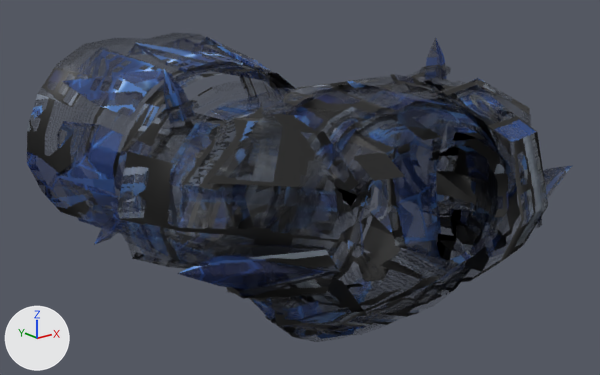
The glTF model assets/modeles/armures/sol/cuirasse_saphir.glb: old version first, new version second.
Rendered twice from a 50 mm camera at (-0.862, -1.061, 0.684) aimed at (0.075, 0.11, 0.215). Every picture has the same lights, and +X, +Y and +Z are marked at lower left. The first picture is the older version. Vertices at exactly the same position are counted once.

Objects in the first picture: 'cuirasse_saphir.001'.
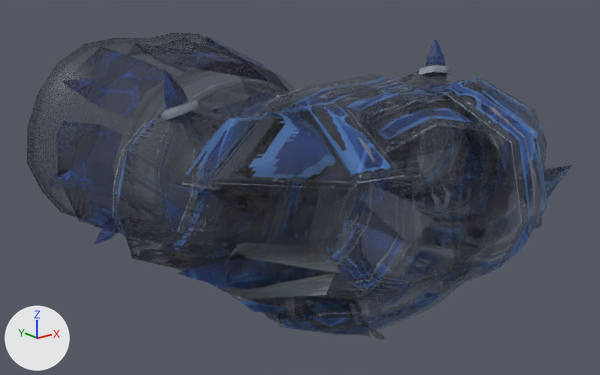
The newer file is also turned or shifted as a whole; pictures and numbers use the older file's frame.

Where the change shows, as pixel boxes (x1, y1, x2, y2) in the pictures (600 x 375 px; the box of a moved part takes in the faces that stretch with it):
'cuirasse_saphir.001', reshaped: before (27, 33, 573, 342); after (27, 33, 573, 339)
part 1 of me_cuirasse_saphir_002, moved or reshaped: before (261, 297, 278, 307); after (259, 297, 276, 303)
part 2 of me_cuirasse_saphir_002, rebuilt (11% shorter): before (246, 80, 454, 342); after (195, 87, 412, 320)
part 3 of me_cuirasse_saphir_002, rebuilt: before (264, 74, 498, 336); after (275, 77, 484, 335)
part 4 of me_cuirasse_saphir_002, rebuilt (mostly hidden before): before (317, 309, 356, 339); after (303, 296, 357, 332)
part 5 of me_cuirasse_saphir_002, rebuilt: before (295, 308, 366, 337); after (294, 289, 371, 337)
part 6 of me_cuirasse_saphir_002, reshaped: before (157, 84, 405, 313); after (118, 78, 548, 339)
part 7 of me_cuirasse_saphir_002, surface changed: (27, 38, 572, 319) in both

What changed in the scene script:
```text
Change me_cuirasse_saphir_002:
    used by ob_cuirasse_saphir_001; location = (0.0, 0.0, 0.0)
    remove me_cuirasse_saphir_002.from_pydata(...)  # 1625 vertices, 2182 faces; spans x -0.388..0.421, y -0.359..0.699, z 0.0..0.495
    add me_cuirasse_saphir_002.from_pydata(...)  # 2304 vertices, 3336 faces; spans x -0.388..0.421, y -0.361..0.699, z 0.013..0.495
    me_cuirasse_saphir_002 part 1: the loose piece of 32 vertices spanning x -0.223..-0.192, y -0.185..-0.155, z 0.159..0.179 is moved by (0.0, 0.002, 0.002)
    me_cuirasse_saphir_002 part 2: the loose piece of 72 vertices spanning x -0.203..0.194, y -0.171..-0.056, z 0.043..0.464 is rebuilt with 139 vertices and now spans x -0.209..0.2, y -0.167..0.089, z 0.049..0.445
    me_cuirasse_saphir_002 part 3: the loose piece of 72 vertices spanning x -0.25..0.241, y -0.248..-0.136, z 0.056..0.464 is rebuilt with 132 vertices and now spans x -0.251..0.242, y -0.25..-0.083, z 0.05..0.459
    me_cuirasse_saphir_002 part 4: the loose piece of 17 vertices spanning x -0.05..0.049, y -0.147..-0.006, z 0.0..0.059 is rebuilt with 17 vertices and now spans x -0.05..0.049, y -0.139..0.008, z 0.013..0.051
    me_cuirasse_saphir_002 part 5: the loose piece of 16 vertices spanning x -0.071..0.062, y -0.167..0.029, z 0.003..0.076 is rebuilt with 16 vertices and now spans x -0.069..0.067, y -0.167..0.032, z 0.036..0.065
    me_cuirasse_saphir_002 part 6: 20 vertices moved within x -0.301..-0.182, y -0.3..-0.18, z 0.218..0.281; 218 vertices removed from x -0.287..0.193, y -0.302..0.208, z 0.043..0.442; 786 vertices added at x -0.362..0.354, y -0.361..0.207, z 0.041..0.455
    me_cuirasse_saphir_002 part 7: 1341 kept faces spanning x -0.388..0.421, y -0.353..0.699, z 0.047..0.495 get new texture (UV) coordinates
    other edits to the shape of me_cuirasse_saphir_002 do not show in these pictures
```
